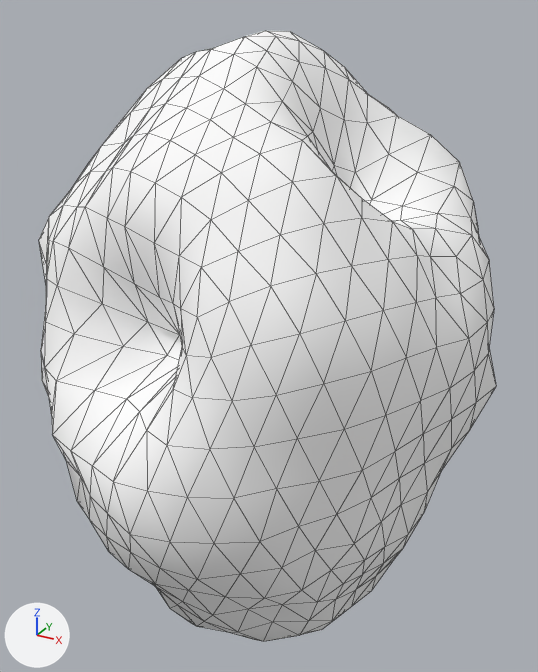
One commit to the glTF model assets/asteroids/asteroid_med_02.glb: the scene before it, then after it.
One viewpoint serves both versions: a camera (50 mm lens) standing at (1.18, -2.19, 1.17) and looking at (-0.03, 0.0, 0.07). Every picture has the same lights, and +X, +Y and +Z are marked at lower left. The older version comes first. Mesh edges are drawn as thin lines. Vertices at exactly the same position are counted once.

Names of what the first picture shows: 'asteroid_med_02'.
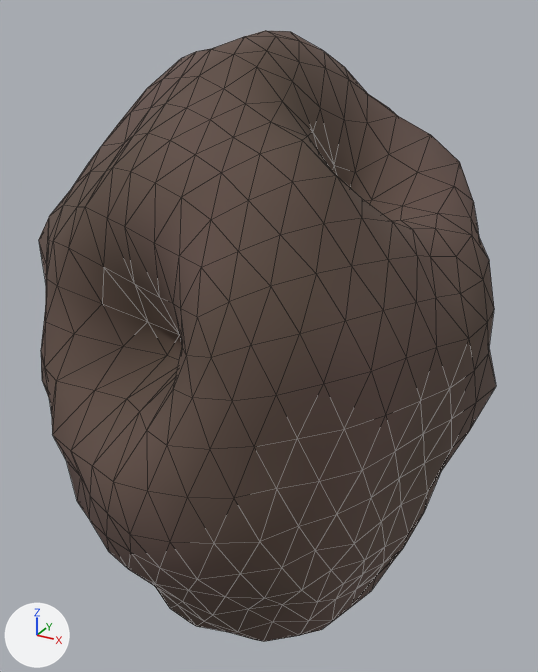
Pixel boxes (x1, y1, x2, y2) of what changed, in the pictures (538 x 672 px):
'asteroid_med_02', recoloured (darker)
    both: (39, 30, 496, 642)

What changed in the scene script:
```text
Change mat_rock_asteroid_med_02:
    where n0 = _N.new('ShaderNodeBsdfPrincipled'); n0.name = 'Principled BSDF'
    remove n0.inputs[0].default_value = (1.0, 1.0, 1.0, 1.0)  # 'Base Color', white #ffffff
    n0.inputs[1].default_value: 0.00527 -> 0.0151  # 'Metallic'
    n0.inputs[2].default_value: 0.887 -> 0.916  # 'Roughness'
    add n2 = _N.new('ShaderNodeVertexColor'); n2.name = 'Color Attribute'
    add _L.new(n2.outputs[0], n0.inputs[0])  # 'Color' to 'Base Color'
Change me_icosphere:
    where me_icosphere.from_pydata(...)  # 642 vertices, 1280 faces; spans x -0.81..0.77, y -0.92..0.89, z -1.06..1.1
    used by ob_asteroid_med_02; location = (0.0, 0.0, 0.0)
    me_icosphere part 1: vertex colours changed
```
